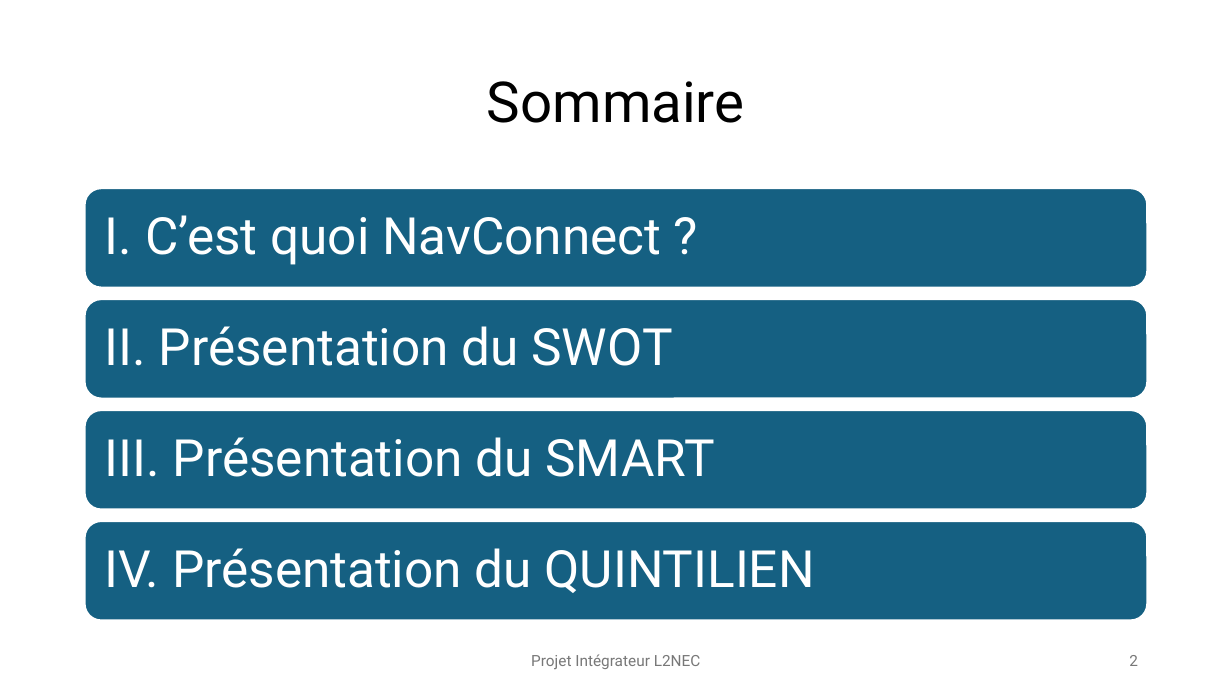
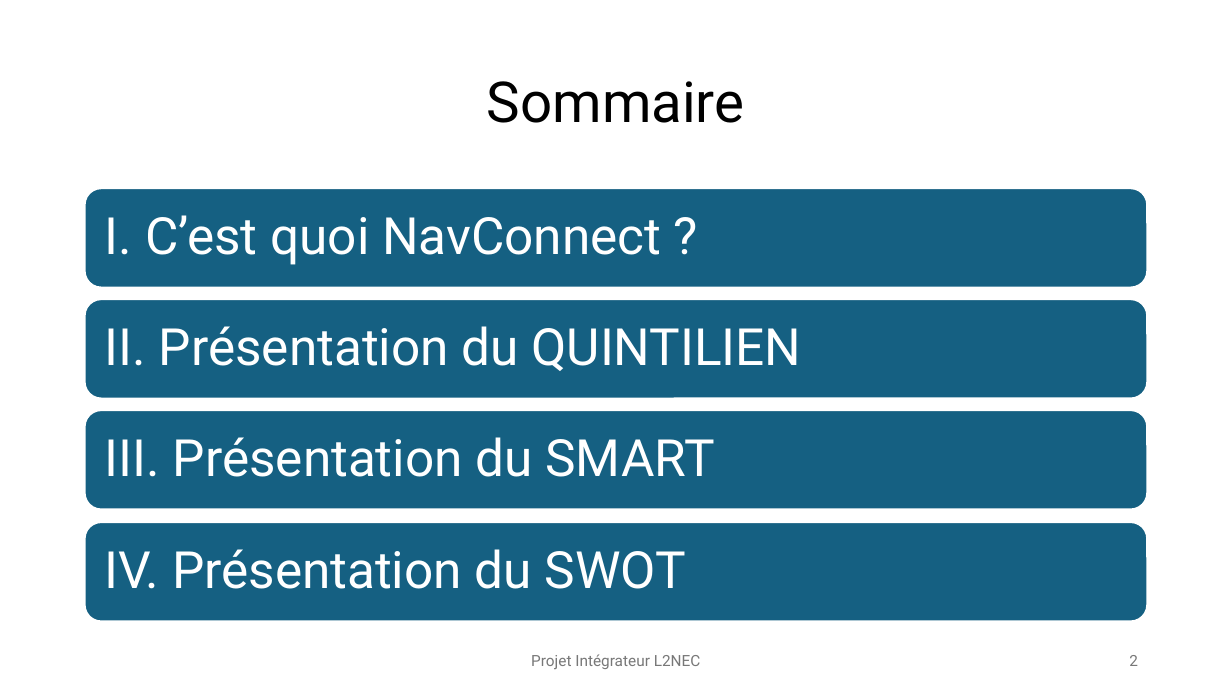
Before and after one commit to ArthurPeyre/UPPA_Navette, a slide deck: slide 2 of AVANT-PROJET/PrésentationAvantProjet.pptx. Drawn at 1232x693 pixels with LibreOffice and Linux fonts; fonts in the diff are those of the drawing. Boxes give left, top, right and bottom in pixels: in the first picture for what was removed or moved away, otherwise in the second. Text is boxed around its words. In the diff, an @@ line names an element or a change of style, - is before the commit and + after.

Commit message:
Version finale du PowerPoint

```diff
--- a/AVANT-PROJET/PrésentationAvantProjet.pptx
+++ b/AVANT-PROJET/PrésentationAvantProjet.pptx
@@ text at (105, 326, 801, 371): text changed @@
-II. Présentation du SWOT
+II. Présentation du QUINTILIEN
@@ text at (105, 549, 686, 589): text changed @@
-IV. Présentation du QUINTILIEN
+IV. Présentation du SWOT
```
